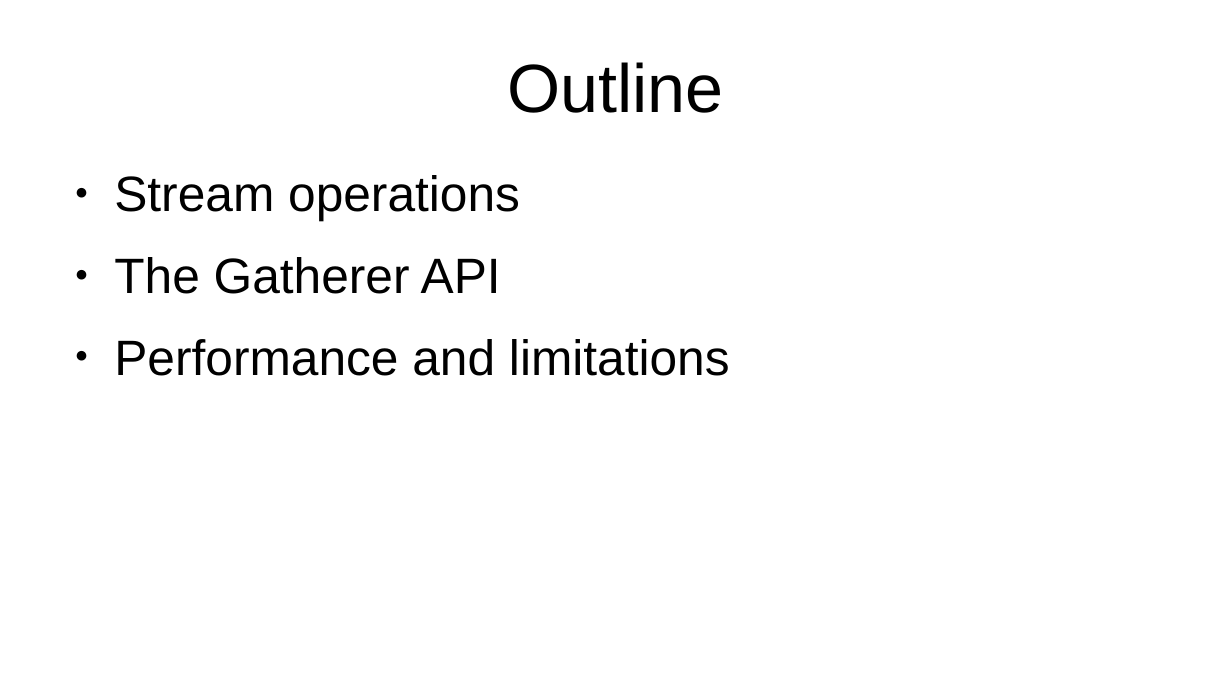
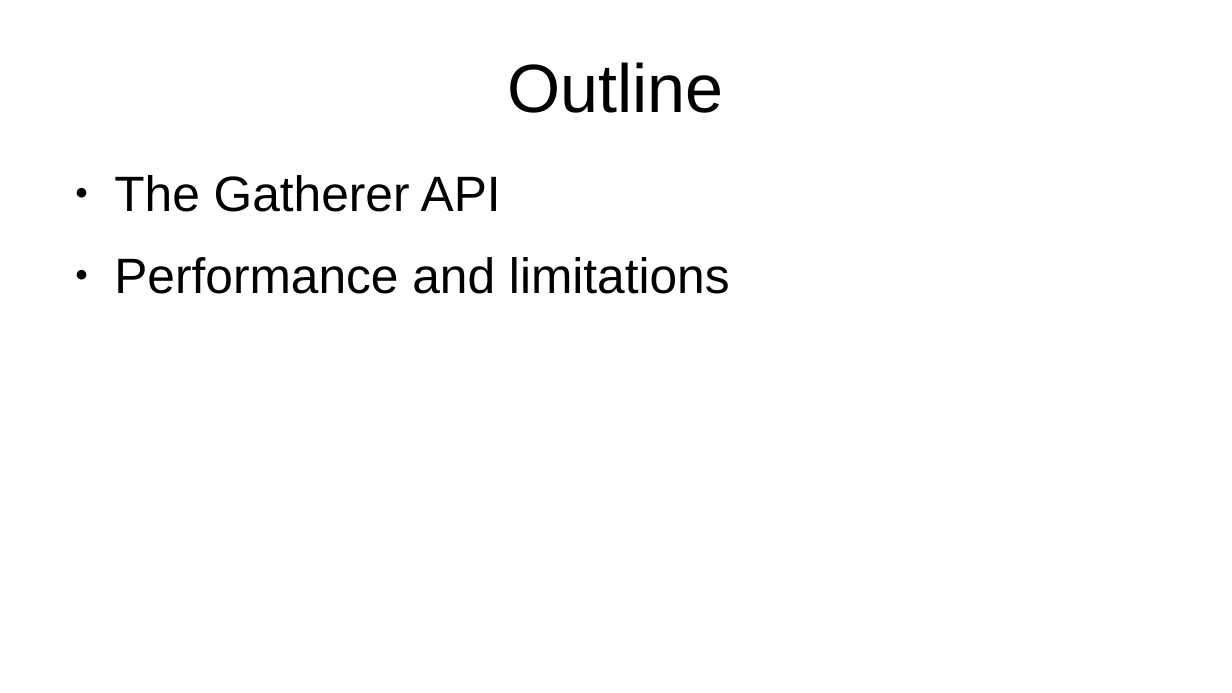
Before and after one commit to forax/we_are_all_to_gather, a slide deck: slide 6 of We are all to gather.odp (slide 5 before the commit). Drawn at 1232x693 pixels with LibreOffice and Linux fonts; fonts in the diff are those of the drawing. Boxes give left, top, right and bottom in pixels: in the first picture for what was removed or moved away, otherwise in the second. Text is boxed around its words. In the diff, an @@ line names an element or a change of style, - is before the commit and + after.

```diff
--- a/We are all to gather.odp
+++ b/We are all to gather.odp
@@ text at (114,175,520,221): paragraph removed @@
-● Stream operations
```
Also in this commit, not shown: 11 other slides changed, 7 slides added, 7 slides removed, 1 other file.
